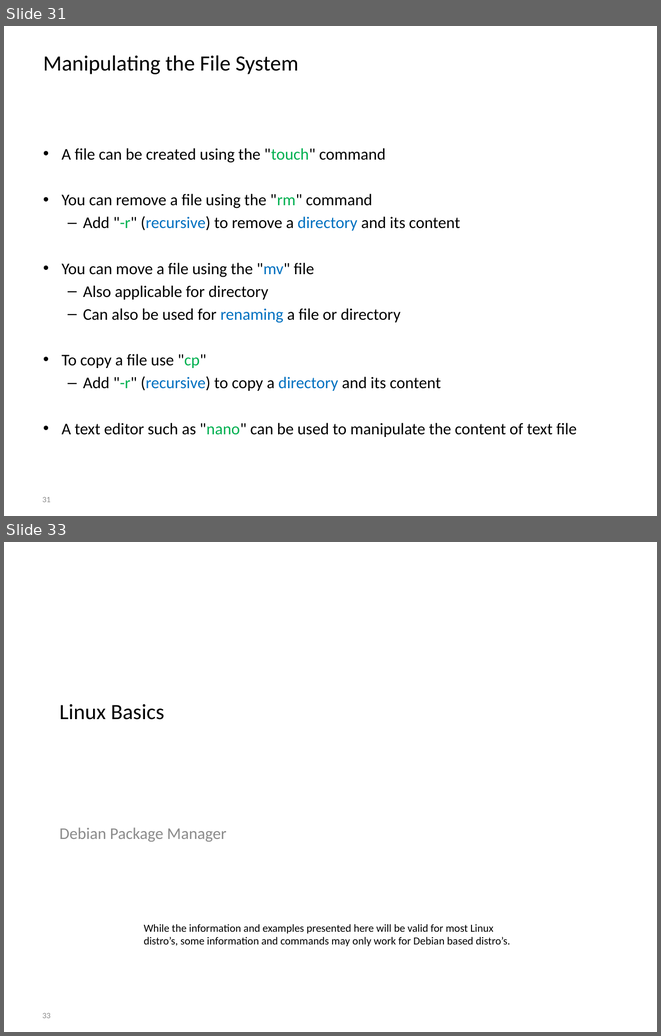
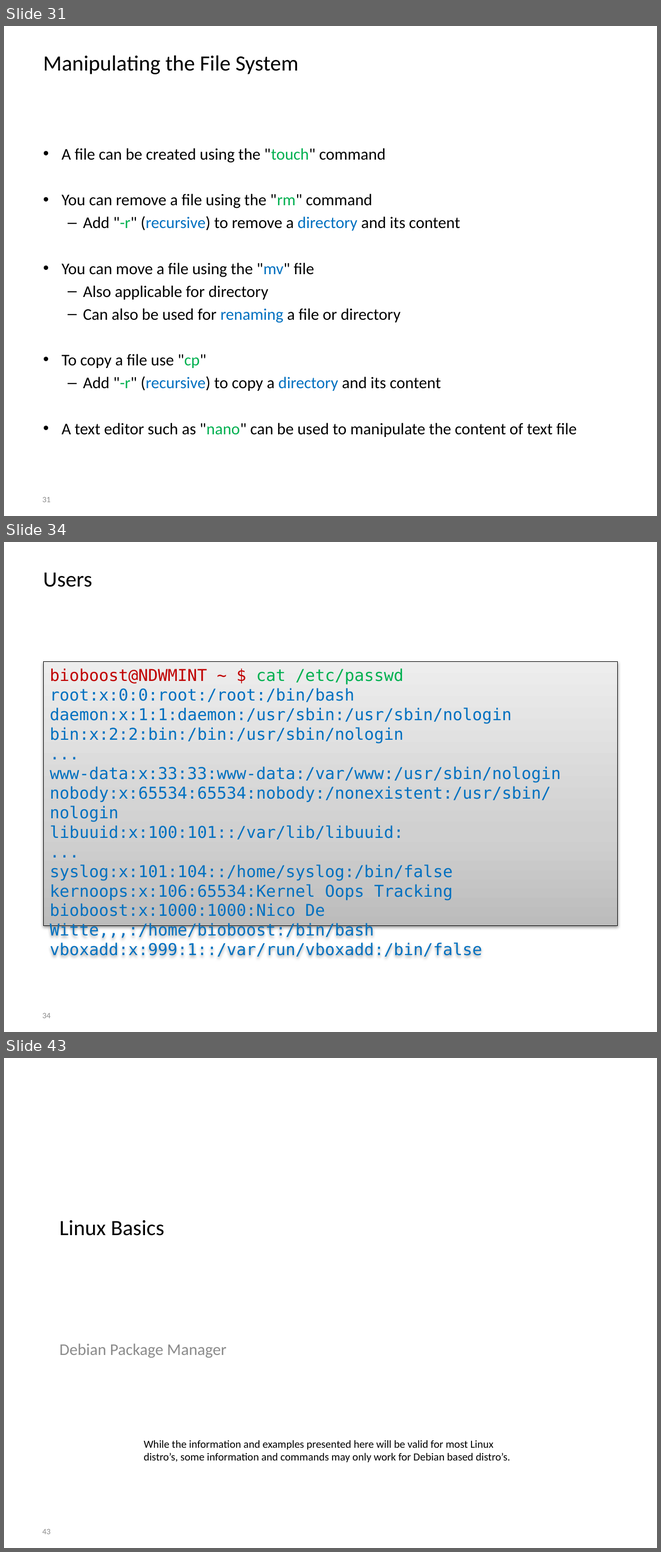
Before and after one commit to BioBoost/multimediatechnieken, a slide deck: slides/introduction_to_linux.pptx. Shown one above the other, each under a label of ours: slides 31 and 33 before the commit, slides 31, 34 and 43 after it; the slides between them are not shown. The pictures are 661x1036 and 661x1552 pixels, drawn with LibreOffice and Linux fonts; fonts in the diff are those of the drawing; background and template pictures are left out. Boxes give left, top, right and bottom in pixels: in the first picture for what was removed or moved away, otherwise in the second. Text is boxed around its words. In the diff, an @@ line names an element or a change of style, - is before the commit and + after.

```diff
--- a/slides/introduction_to_linux.pptx
+++ b/slides/introduction_to_linux.pptx
@@ slide 34 added at (x1=4, y1=542, x2=657, y2=1032), background picture (left out) @@
@@ title added at (x1=43, y1=572, x2=93, y2=587), 24 pt, text #000000 @@
+Users
@@ rectangle added at (x1=43, y1=661, x2=617, y2=925), fill gradient #BDBDBD to #D1D1D1 to #EEEEEE, outline #000000 0.75 pt, 18 pt, text #0070C0 @@
+bioboost@NDWMINT ~ $ cat /etc/passwd
+root:x:0:0:root:/root:/bin/bash
+daemon:x:1:1:daemon:/usr/sbin:/usr/sbin/nologin
+bin:x:2:2:bin:/bin:/usr/sbin/nologin
+...
+www-data:x:33:33:www-data:/var/www:/usr/sbin/nologin
+nobody:x:65534:65534:nobody:/nonexistent:/usr/sbin/nologin
+libuuid:x:100:101::/var/lib/libuuid:
+...
+syslog:x:101:104::/home/syslog:/bin/false
+kernoops:x:106:65534:Kernel Oops Tracking
+bioboost:x:1000:1000:Nico De Witte,,,:/home/bioboost:/bin/bash
+vboxadd:x:999:1::/var/run/vboxadd:/bin/false
@@ page number added at (x1=42, y1=1013, x2=51, y2=1018), 9 pt, text #8C8C8C @@
+34
@@ what was slide 33 is now slide 43 @@
@@ page number at (x1=42, y1=1529, x2=51, y2=1534): text changed @@
-33
+43
```
Also in this commit, not shown: 1 slide changed, 9 other slides added, 1 other file.
